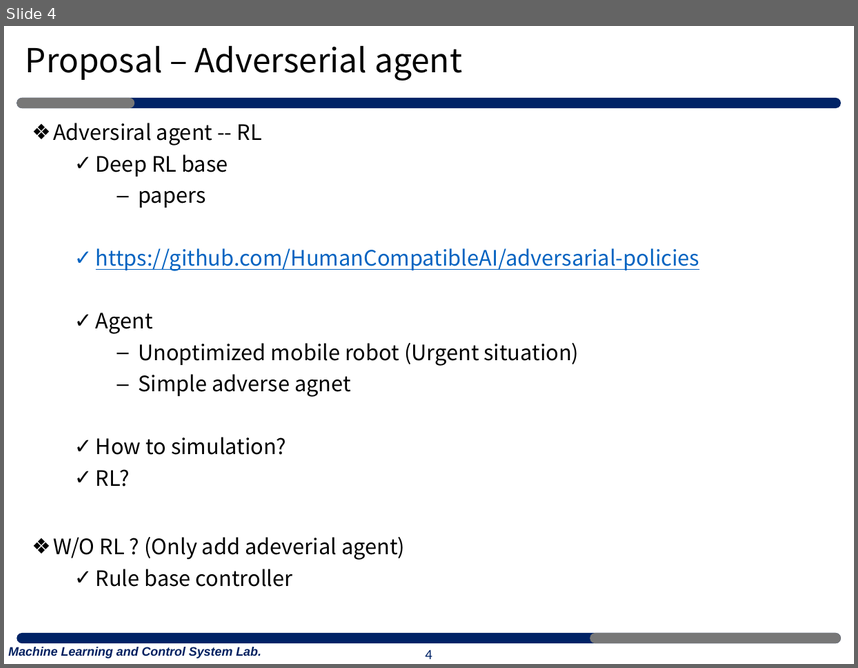
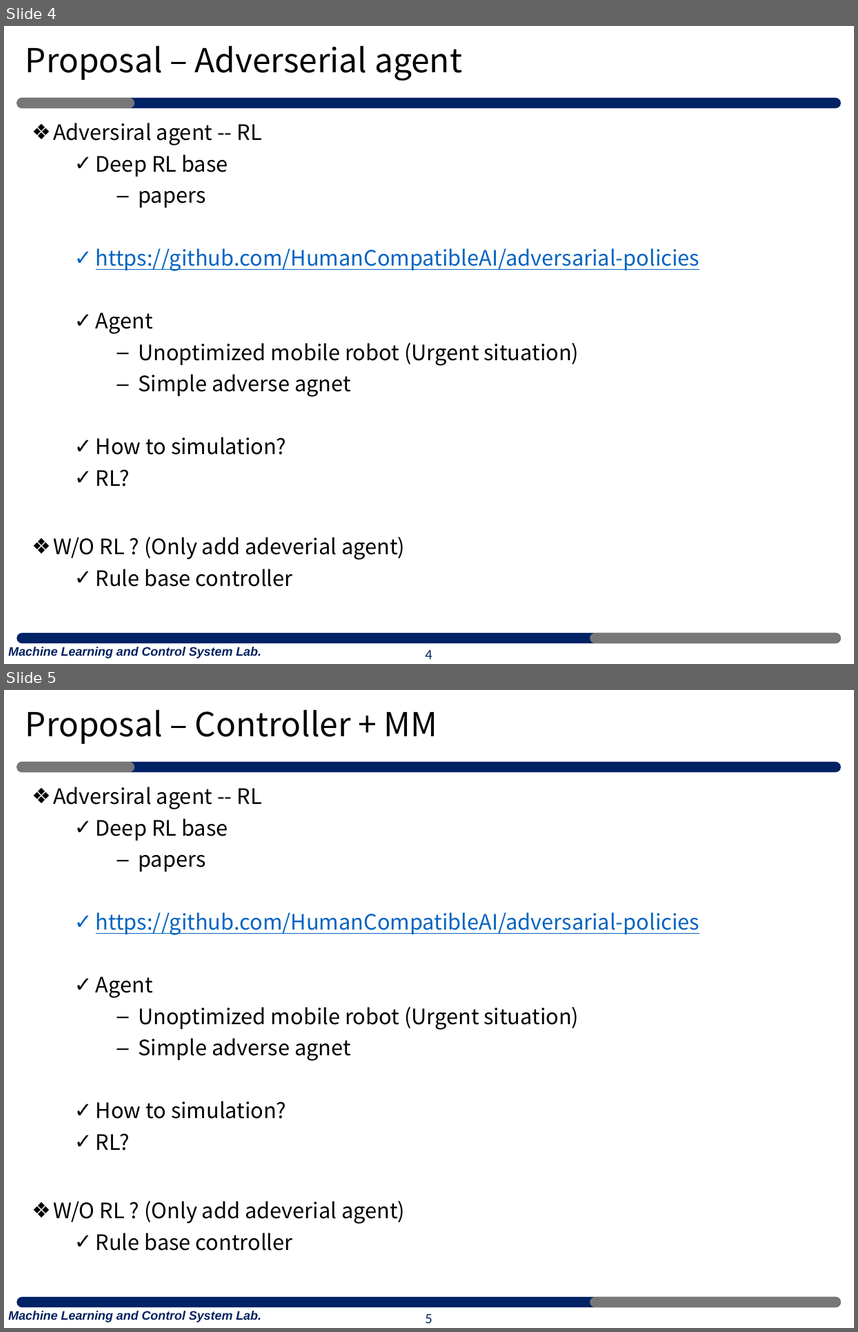
Before and after one commit to merschformann/RAWSim-O, a slide deck: MLP_Project/0402/210402_MLP_HWlee.pptx. Shown one above the other, each under a label of ours: slide 4 before the commit, slides 4 and 5 after it. The pictures are 858x668 and 858x1332 pixels, drawn with LibreOffice and Linux fonts; fonts in the diff are those of the drawing. Boxes give left, top, right and bottom in pixels: in the first picture for what was removed or moved away, otherwise in the second. Text is boxed around its words. In the diff, an @@ line names an element or a change of style, - is before the commit and + after.

Commit message:
add papers

```diff
--- a/MLP_Project/0402/210402_MLP_HWlee.pptx
+++ b/MLP_Project/0402/210402_MLP_HWlee.pptx
@@ slide 5 added at [4, 690, 854, 1328], background #FFFFFF; not listed: 5 template elements that a slide beside it also shows @@
@@ title added at [25, 710, 438, 744], 28 pt, text #000000 @@
+Proposal – Controller + MM
@@ text added at [53, 787, 700, 1250], 18 pt, text #000000 @@
+❖ Adversiral agent -- RL
+  ✓ Deep RL base
+    ‒ papers
+  ✓ https://github.com/HumanCompatibleAI/adversarial-policies
+  ✓ Agent
+    ‒ Unoptimized mobile robot (Urgent situation)
+    ‒ Simple adverse agnet
+  ✓ How to simulation?
+  ✓ RL?
+❖ W/O RL ? (Only add adeverial agent)
+  ✓ Rule base controller
@@ page number added at [425, 1314, 432, 1323], 12 pt, text #002366 @@
+5
```
